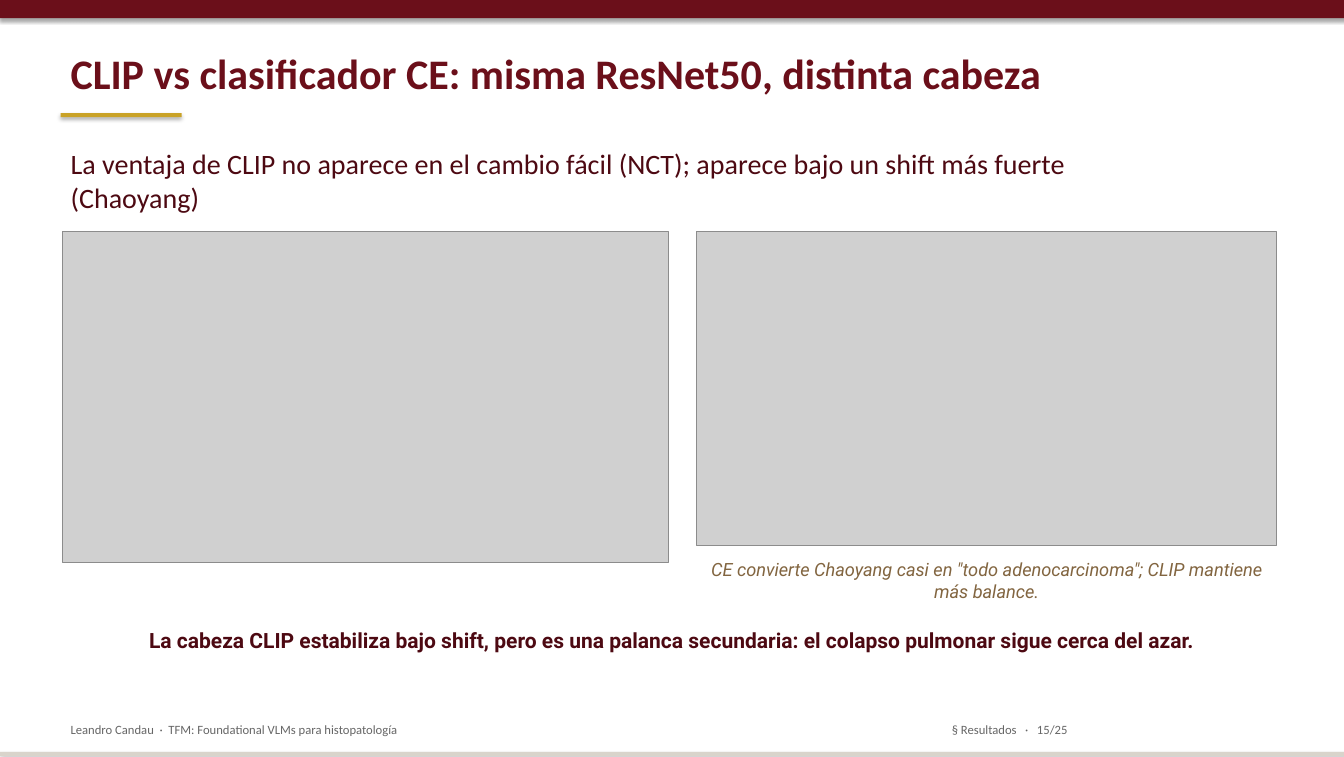
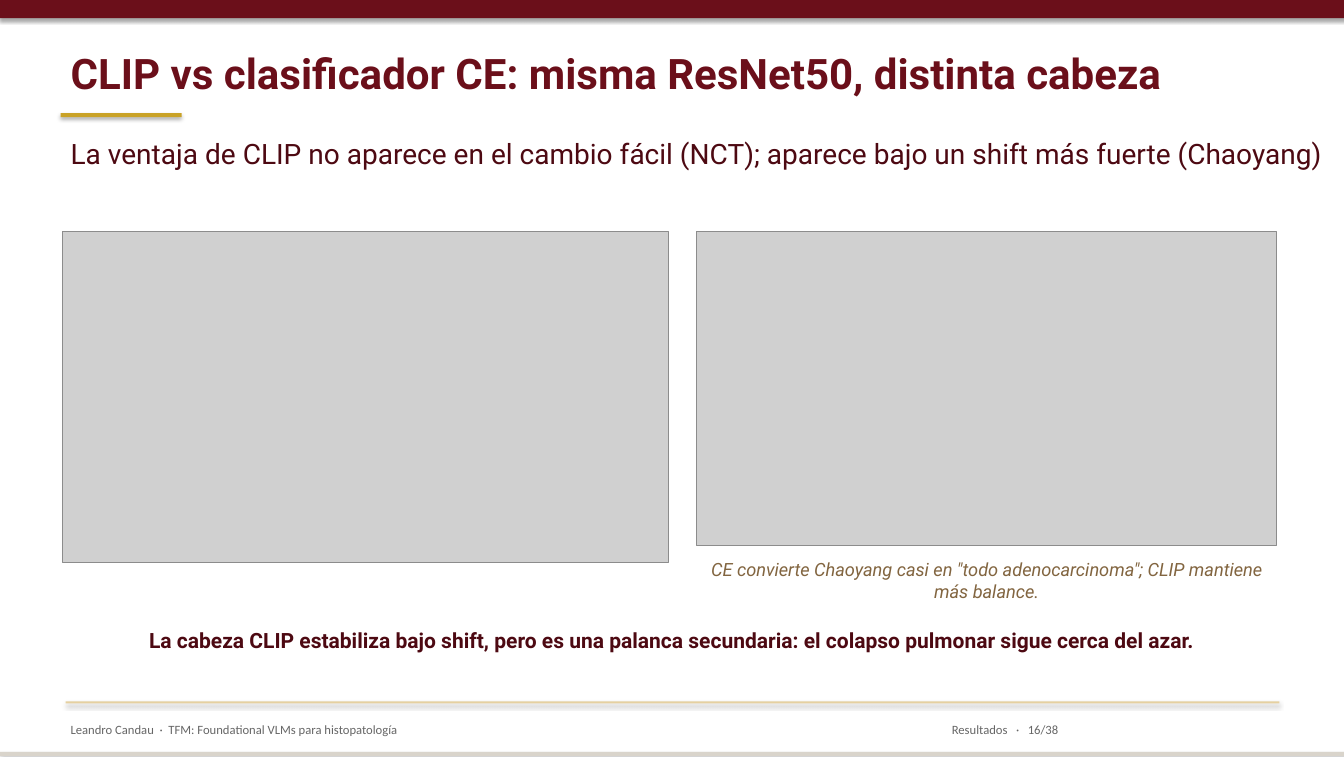
Before and after one commit to lcandau/histopathology-clip-lab, a slide deck: slide 16 of report/TFM_defense.pptx (slide 15 before the commit). Drawn at 1344x757 pixels with LibreOffice and Linux fonts; fonts in the diff are those of the drawing; grey boxes stand for pictures. Boxes give left, top, right and bottom in pixels: in the first picture for what was removed or moved away, otherwise in the second. Text is boxed around its words. In the diff, an @@ line names an element or a change of style, - is before the commit and + after.

```diff
--- a/report/TFM_defense.pptx
+++ b/report/TFM_defense.pptx
@@ text "CLIP vs clasificador CE: misma ..." at (x1=71, y1=57, x2=1161, y2=97): font Calibri to Roboto @@
@@ text "La ventaja de CLIP no ..." at (x1=71, y1=141, x2=1322, y2=171): font Calibri to Roboto @@
@@ text "La ventaja de CLIP no ..." moved from (x1=71, y1=153, x2=1064, y2=179) to (x1=71, y1=141, x2=1322, y2=171) @@
@@ rectangle added at (x1=66, y1=701, x2=1279, y2=703), fill #E5D0A0 @@
@@ text at (x1=952, y1=725, x2=1058, y2=734): text changed @@
-§ Resultados · 15/25
+Resultados · 16/38
```
Also in this commit, not shown: 18 other slides changed, 14 slides added, 1 slide removed, 1 other file.
